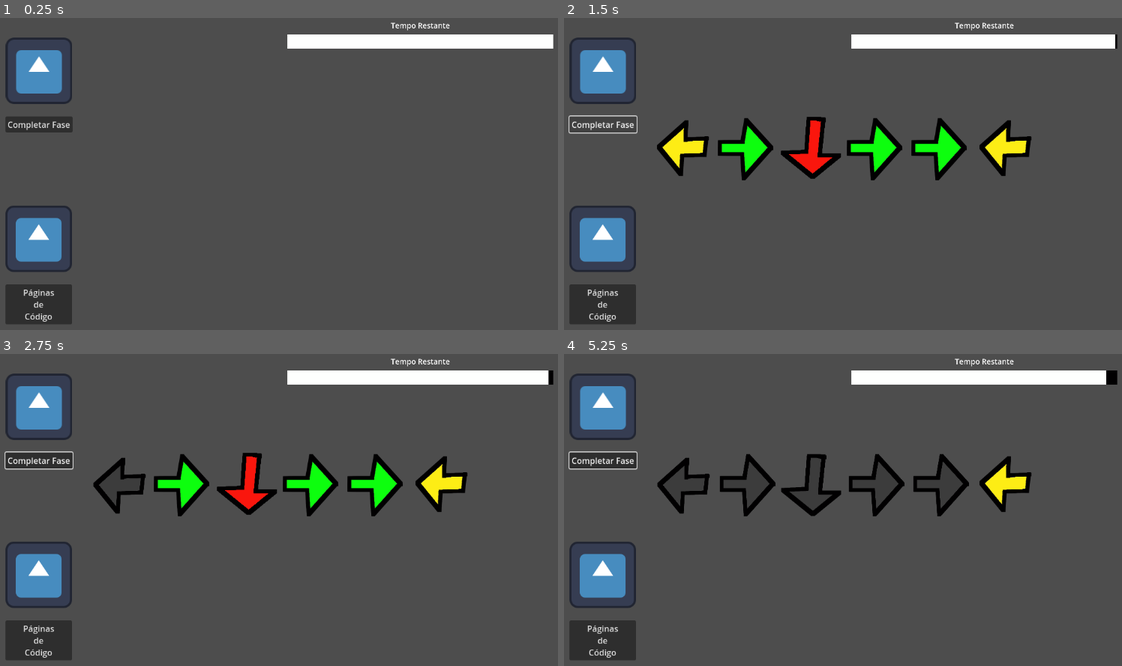
Above: before the commit, frames 1-4 (two rows, left to right).
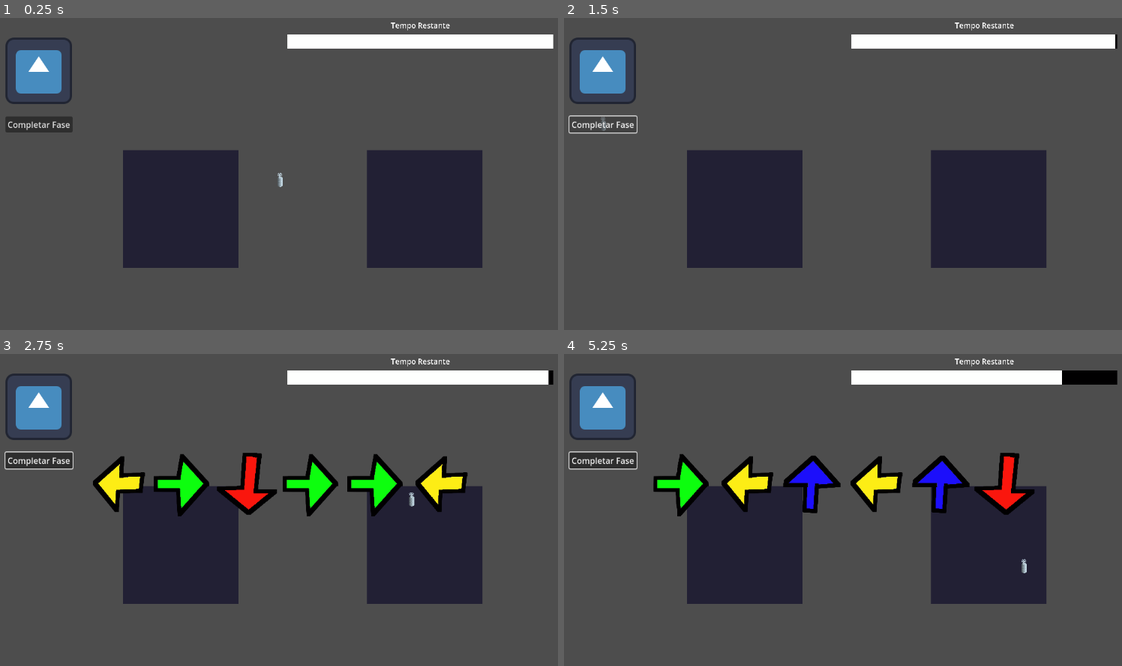
Above: after the commit, the same moments.

Repository: SrZolda/Jogo_Das_Paginas_De_Codigo
Game: Godot game, scene res://levels/main_scene/main_scene.tscn
The game is run twice, just before and just after one commit, with the same random seed, the same clock (stepped at 60 frames per second) and the same inputs. The engine's default icon, where the game draws it, is replaced by a stand-in: a white triangle on a blue panel in a dark square.
Inputs (mouse positions are in pixels of both pictures, inside the frame that each line leads up to):
- Up to frame 1 (0.25 s): no input
- Up to frame 2 (1.5 s): click "Páginas de Código" (after the commit: "Completar Fase") at 0.5 s; click "Completar Fase" at 1.25 s
- Up to frame 3 (2.75 s): move the mouse to (412, 500) at 2.02 s; hold D (right) from 2.03 s (still down); click (412, 500) at 2.1 s
- Up to frame 4 (5.25 s): tap Enter at 2.75, 4.25 s; move the mouse to (725, 534) at 2.77 s; release D (right) at 2.78 s; hold S (down) 2.78-3.53 s; click (725, 534) at 2.85 s; tap Space at 3.5 s; move the mouse to (904, 441) at 3.52 s; hold D (right) 3.53-4.28 s; click (904, 441) at 3.6 s; move the mouse to (815, 584) at 4.27 s; hold W (up) 4.28-5.03 s; click (815, 584) at 4.35 s; move the mouse to (1021, 566) at 5.02 s; hold A (left) from 5.03 s (still down); click (1021, 566) at 5.1 s

The runs differ from the first frame. In frame 1, 19% of the frame differs, in the area x 0-87%, y 1-99%; in frame 2, 23%; in frame 3, 18%; in frame 4, 23%, in the area x 0-98%, y 1-99%.

Commit message:
parede feita

Diff:
--- a/jogo_das_paginas_de_codigo/autoloads/game_manager.gd
+++ b/jogo_das_paginas_de_codigo/autoloads/game_manager.gd
@@ -1,11 +1,17 @@
 extends Node
 
+var has_instantiated_pc_page: bool = false
+func get_has_instantiated_pc_page() -> bool:
+	return has_instantiated_pc_page
+func set_has_instantiated_pc_page(value: bool) -> void:
+	has_instantiated_pc_page = value
 
-# Called when the node enters the scene tree for the first time.
 func _ready() -> void:
-	pass # Replace with function body.
+	SignalManager.has_finished_pc.connect(has_finished_pc)
+	SignalManager.on_create_new_pc.connect(on_create_new_pc)
 
+func on_create_new_pc() -> void:
+	set_has_instantiated_pc_page(true)
 
-# Called every frame. 'delta' is the elapsed time since the previous frame.
-func _process(delta: float) -> void:
-	pass
+func has_finished_pc() -> void:
+	set_has_instantiated_pc_page(false)
--- a/jogo_das_paginas_de_codigo/autoloads/signal_manager.gd
+++ b/jogo_das_paginas_de_codigo/autoloads/signal_manager.gd
@@ -1,6 +1,9 @@
 extends Node
 
 signal on_next_key
+signal on_incorrect_key
+signal on_correct_key
 
-signal on_create_new_pc
+signal on_create_new_pc(area2d: Area2D)
 signal has_finished_pc
+signal on_has_finished_successfully_pc
--- a/jogo_das_paginas_de_codigo/levels/main_scene/main_scene.gd
+++ b/jogo_das_paginas_de_codigo/levels/main_scene/main_scene.gd
@@ -7,13 +7,22 @@
 @export var arrow_quantity: int = 6
 @export var layer_length: int = 6
 
+var area2d_holder: Area2D
+
 func _ready() -> void:
 	SignalManager.on_create_new_pc.connect(on_create_new_pc)
+	SignalManager.on_has_finished_successfully_pc.connect(on_has_finished_successfully_pc)
+	SignalManager.on_incorrect_key.connect(on_incorrect_key)
 
-func _process(delta: float) -> void:
-	pass
+func on_has_finished_successfully_pc() -> void:
+	if area2d_holder:
+		area2d_holder.on_has_finished_successfully_pc()
 
-func on_create_new_pc() -> void:
+func on_incorrect_key() -> void:
+	area2d_holder = null
+
+func on_create_new_pc(area2d: Area2D) -> void:
+	area2d_holder = area2d
 	var inst = CODE_PAGE.instantiate()
 	inst.how_many_arrows(arrow_quantity, layer_length)
 	pc_pages_container.add_child(inst)
--- a/jogo_das_paginas_de_codigo/levels/main_scene/main_scene.tscn
+++ b/jogo_das_paginas_de_codigo/levels/main_scene/main_scene.tscn
@@ -1,9 +1,12 @@
-[gd_scene load_steps=5 format=3 uid="uid://cvvn0fkdjvsyv"]
+[gd_scene load_steps=8 format=3 uid="uid://cvvn0fkdjvsyv"]
 
 [ext_resource type="Script" uid="uid://bt8temlmwiamk" path="res://levels/main_scene/main_scene.gd" id="1_cb0mp"]
 [ext_resource type="PackedScene" uid="uid://okdrxmc0oc7g" path="res://scenes/timer/timer.tscn" id="1_k5nll"]
 [ext_resource type="PackedScene" uid="uid://dqilgv6g0xj2k" path="res://scenes/complete_level/complete_level.tscn" id="2_dgle7"]
-[ext_resource type="PackedScene" uid="uid://b5djfsm4d06ul" path="res://scenes/pc_pages/pc_pages.tscn" id="3_jneet"]
+[ext_resource type="PackedScene" uid="uid://brqnoy5qrwrmd" path="res://scenes/wall/wall.tscn" id="2_fih5k"]
+[ext_resource type="PackedScene" uid="uid://d02bwi8tiuptm" path="res://scenes/mouse_pointer/mouse_pointer.tscn" id="3_864sq"]
+[ext_resource type="Texture2D" uid="uid://cwo2xqa8t66tq" path="res://assets/wall/images.jpeg" id="3_mapdg"]
+[ext_resource type="Texture2D" uid="uid://6v54l87thris" path="res://assets/wall/blank_wall.png" id="3_xnrf1"]
 
 [node name="MainScene" type="Control"]
 layout_mode = 3
@@ -13,6 +16,20 @@
 grow_horizontal = 2
 grow_vertical = 2
 script = ExtResource("1_cb0mp")
+
+[node name="NotCanvas" type="Node2D" parent="."]
+
+[node name="Wall" parent="NotCanvas" instance=ExtResource("2_fih5k")]
+position = Vector2(385, 379)
+blank_image = ExtResource("3_xnrf1")
+
+[node name="Wall2" parent="NotCanvas" instance=ExtResource("2_fih5k")]
+position = Vector2(854, 379)
+blank_image = ExtResource("3_xnrf1")
+image = ExtResource("3_mapdg")
+
+[node name="MousePointer" parent="NotCanvas" instance=ExtResource("3_864sq")]
+position = Vector2(565, 295)
 
 [node name="Timer" parent="." instance=ExtResource("1_k5nll")]
 layout_mode = 1
@@ -30,9 +47,6 @@
 grow_horizontal = 2
 grow_vertical = 2
 
-[node name="PCPages" parent="." instance=ExtResource("3_jneet")]
-layout_mode = 1
-
 [node name="PCPagesContainer" type="Control" parent="."]
 layout_mode = 1
 anchors_preset = 8
--- a/jogo_das_paginas_de_codigo/project.godot
+++ b/jogo_das_paginas_de_codigo/project.godot
@@ -18,6 +18,11 @@
 [autoload]
 
 SignalManager="*res://autoloads/signal_manager.gd"
+GameManager="*res://autoloads/game_manager.gd"
+
+[global_group]
+
+Pointer=""
 
 [input]
 
@@ -45,8 +50,14 @@
 , Object(InputEventKey,"resource_local_to_scene":false,"resource_name":"","device":-1,"window_id":0,"alt_pressed":false …(186 unchanged characters)…
 ]
 }
+click={
+"deadzone": 0.2,
+"events": [Object(InputEventMouseButton,"resource_local_to_scene":false,"resource_name":"","device":-1,"window_id":0,"alt_pressed":false,"shift_pressed":false,"ctrl_pressed":false,"meta_pressed":false,"button_mask":1,"position":Vector2(331, 4),"global_position":Vector2(340, 52),"factor":1.0,"button_index":1,"canceled":false,"pressed":true,"double_click":false,"script":null)
+]
+}
 
 [rendering]
 
+textures/canvas_textures/default_texture_filter=0
 renderer/rendering_method="gl_compatibility"
 renderer/rendering_method.mobile="gl_compatibility"
--- a/jogo_das_paginas_de_codigo/scenes/arrows/arrows.gd
+++ b/jogo_das_paginas_de_codigo/scenes/arrows/arrows.gd
@@ -30,35 +30,40 @@
 	if is_activate == true:
 		if is_up == true:
 			if Input.is_action_just_pressed("up"):
-				after_input()
+				after_input_correct()
+				sprite_2d.texture = SETA_CIMA_APAGADA
 			elif Input.is_action_just_pressed("down") or Input.is_action_just_pressed("left") or Input.is_action_just_pressed("right"):
-				sprite_2d.texture = SETA_CIMA_APAGADA
-				after_input()
+				after_input_incorrect()
 
 		if is_down == true:
 			if Input.is_action_just_pressed("down"):
-				after_input()
+				after_input_correct()
+				sprite_2d.texture = SETA_BAIXO_APAGADA
 			elif Input.is_action_just_pressed("up") or Input.is_action_just_pressed("left") or Input.is_action_just_pressed("right"):
-				sprite_2d.texture = SETA_BAIXO_APAGADA
-				after_input()
+				after_input_incorrect()
 
 		if is_left == true:
 			if Input.is_action_just_pressed("left"):
-				after_input()
+				after_input_correct()
+				sprite_2d.texture = SETA_ESQUERDA_APAGADA
 			elif Input.is_action_just_pressed("up") or Input.is_action_just_pressed("down") or Input.is_action_just_pressed("right"):
-				sprite_2d.texture = SETA_ESQUERDA_APAGADA
-				after_input()
+				after_input_incorrect()
 
 		if is_right == true:
 			if Input.is_action_just_pressed("right"):
-				after_input()
+				after_input_correct()
+				sprite_2d.texture = SETA_DIREITA_APAGADA
 			elif Input.is_action_just_pressed("down") or Input.is_action_just_pressed("left") or Input.is_action_just_pressed("up"):
-				sprite_2d.texture = SETA_DIREITA_APAGADA
-				after_input()
+				after_input_incorrect()
 
-func after_input() -> void:
+func after_input_correct() -> void:
 	desactivate_arrow()
+	SignalManager.on_correct_key.emit()
 	SignalManager.on_next_key.emit()
+
+func after_input_incorrect() -> void:
+	desactivate_arrow()
+	SignalManager.on_incorrect_key.emit()
 
 func activate_arrow() -> void:
 	is_activate = true
--- a/jogo_das_paginas_de_codigo/scenes/code_page/code_page.gd
+++ b/jogo_das_paginas_de_codigo/scenes/code_page/code_page.gd
@@ -19,6 +19,7 @@
 
 func _ready() -> void:
 	SignalManager.on_next_key.connect(on_next_key)
+	SignalManager.on_incorrect_key.connect(on_incorrect_key)
 
 func _process(delta: float) -> void:
 	create_arrows()
@@ -66,5 +67,10 @@
 		can_active_next_key = true
 
 	if current_index == arrows.size():
+		SignalManager.on_has_finished_successfully_pc.emit()
 		SignalManager.has_finished_pc.emit()
 		queue_free()
+
+func on_incorrect_key() -> void:
+	SignalManager.has_finished_pc.emit()
+	queue_free()
--- /dev/null
+++ b/jogo_das_paginas_de_codigo/scenes/mouse_pointer/mouse_pointer.gd
@@ -0,0 +1,7 @@
+extends Area2D
+
+func _process(delta: float) -> void:
+	update_mouse_position()
+
+func update_mouse_position() -> void:
+	position = get_global_mouse_position()
--- /dev/null
+++ b/jogo_das_paginas_de_codigo/scenes/mouse_pointer/mouse_pointer.tscn
@@ -0,0 +1,17 @@
+[gd_scene load_steps=4 format=3 uid="uid://d02bwi8tiuptm"]
+
+[ext_resource type="Script" uid="uid://d28lscy2olpd4" path="res://scenes/mouse_pointer/mouse_pointer.gd" id="1_olww4"]
+[ext_resource type="Texture2D" uid="uid://bq7xmpspbpt4n" path="res://assets/spray/spray_temp.png" id="2_q7eub"]
+
+[sub_resource type="CapsuleShape2D" id="CapsuleShape2D_2ks1u"]
+radius = 6.0
+height = 26.0
+
+[node name="MousePointer" type="Area2D" groups=["Pointer"]]
+script = ExtResource("1_olww4")
+
+[node name="CollisionShape2D" type="CollisionShape2D" parent="."]
+shape = SubResource("CapsuleShape2D_2ks1u")
+
+[node name="Sprite2D" type="Sprite2D" parent="."]
+texture = ExtResource("2_q7eub")
--- a/jogo_das_paginas_de_codigo/scenes/timer/timer.gd
+++ b/jogo_das_paginas_de_codigo/scenes/timer/timer.gd
@@ -4,21 +4,23 @@
 @onready var texture_progress_bar: TextureProgressBar = $MarginContainer/VBoxContainer/TextureProgressBar
 
 @export var how_many_seconds: int = 120
+@export var how_many_seconds_you_lose_per_fail: int = 10
 
 func _ready() -> void:
 	init()
+	SignalManager.on_incorrect_key.connect(on_incorrect_key)
 
-func _process(delta: float) -> void:
-	pass
-
-func init() -> void:
-	texture_progress_bar.max_value = how_many_seconds
-	texture_progress_bar.value = how_many_seconds
+func on_incorrect_key() -> void:
+	texture_progress_bar.value -= how_many_seconds_you_lose_per_fail
 
 func _on_timer_timeout() -> void:
 	if texture_progress_bar.value > texture_progress_bar.min_value:
 		texture_progress_bar.value -= 1
 		timer.start()
 	elif texture_progress_bar.value == texture_progress_bar.min_value:
+		## codigo fim de jogo
 		pass
-		## fim de jogo
+
+func init() -> void:
+	texture_progress_bar.max_value = how_many_seconds
+	texture_progress_bar.value = how_many_seconds
--- /dev/null
+++ b/jogo_das_paginas_de_codigo/scenes/wall/wall.gd
@@ -0,0 +1,37 @@
+extends Area2D
+
+@export var blank_image: Texture2D
+@export var image: Texture2D
+@onready var sprite_2d: Sprite2D = $Sprite2D
+
+var can_click: bool = false
+
+func _ready() -> void:
+	init()
+
+func _process(delta: float) -> void:
+	click()
+
+func click() -> void:
+	if can_click == true and GameManager.get_has_instantiated_pc_page() == false:
+		if Input.is_action_just_pressed("click"):
+			SignalManager.on_create_new_pc.emit(self) ###ARRUMAR LOGO
+
+func on_has_finished_successfully_pc() -> void:
+	change_to_correct_image()
+	## + algum codigo para o sistema de nivel
+	set_process(false)
+
+func change_to_correct_image() -> void:
+	sprite_2d.texture = image
+
+func _on_area_2d_area_entered(area: Area2D) -> void:
+	if area.is_in_group("Pointer"):
+		can_click = true
+
+func _on_area_2d_area_exited(area: Area2D) -> void:
+	if area.is_in_group("Pointer"):
+		can_click = false
+
+func init() -> void:
+	sprite_2d.texture = blank_image
--- /dev/null
+++ b/jogo_das_paginas_de_codigo/scenes/wall/wall.tscn
@@ -0,0 +1,20 @@
+[gd_scene load_steps=4 format=3 uid="uid://brqnoy5qrwrmd"]
+
+[ext_resource type="Script" uid="uid://butocw7orsyb8" path="res://scenes/wall/wall.gd" id="1_1d3bp"]
+[ext_resource type="Texture2D" uid="uid://bolg5icddxiwa" path="res://assets/wall/dog1.jpeg" id="3_xqidk"]
+
+[sub_resource type="RectangleShape2D" id="RectangleShape2D_1d3bp"]
+size = Vector2(203, 199)
+
+[node name="Wall" type="Area2D"]
+script = ExtResource("1_1d3bp")
+image = ExtResource("3_xqidk")
+
+[node name="CollisionShape2D" type="CollisionShape2D" parent="."]
+position = Vector2(0.5, -1.5)
+shape = SubResource("RectangleShape2D_1d3bp")
+
+[node name="Sprite2D" type="Sprite2D" parent="."]
+
+[connection signal="area_entered" from="." to="." method="_on_area_2d_area_entered"]
+[connection signal="area_exited" from="." to="." method="_on_area_2d_area_exited"]
Binary file added: jogo_das_paginas_de_codigo/assets/spray/spray_temp.png
Not shown, added: jogo_das_paginas_de_codigo/assets/spray/spray_temp.png.import
Binary file added: jogo_das_paginas_de_codigo/assets/wall/blank_wall.png
Not shown, added: jogo_das_paginas_de_codigo/assets/wall/blank_wall.png.import
Binary file added: jogo_das_paginas_de_codigo/assets/wall/dog1.jpeg
Not shown, added: jogo_das_paginas_de_codigo/assets/wall/dog1.jpeg.import
Binary file added: jogo_das_paginas_de_codigo/assets/wall/images.jpeg
Not shown, added: jogo_das_paginas_de_codigo/assets/wall/images.jpeg.import
Binary file added: jogo_das_paginas_de_codigo/assets/wall/wall_test.png
Not shown, added: jogo_das_paginas_de_codigo/assets/wall/wall_test.png.import
Not shown, added: jogo_das_paginas_de_codigo/scenes/mouse_pointer/mouse_pointer.gd.uid
Not shown, added: jogo_das_paginas_de_codigo/scenes/wall/wall.gd.uid
